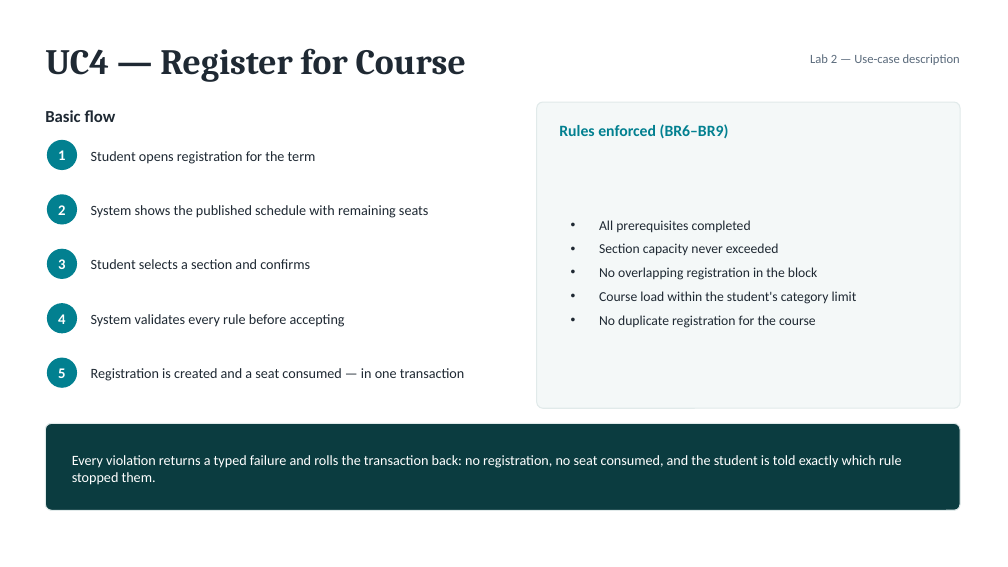
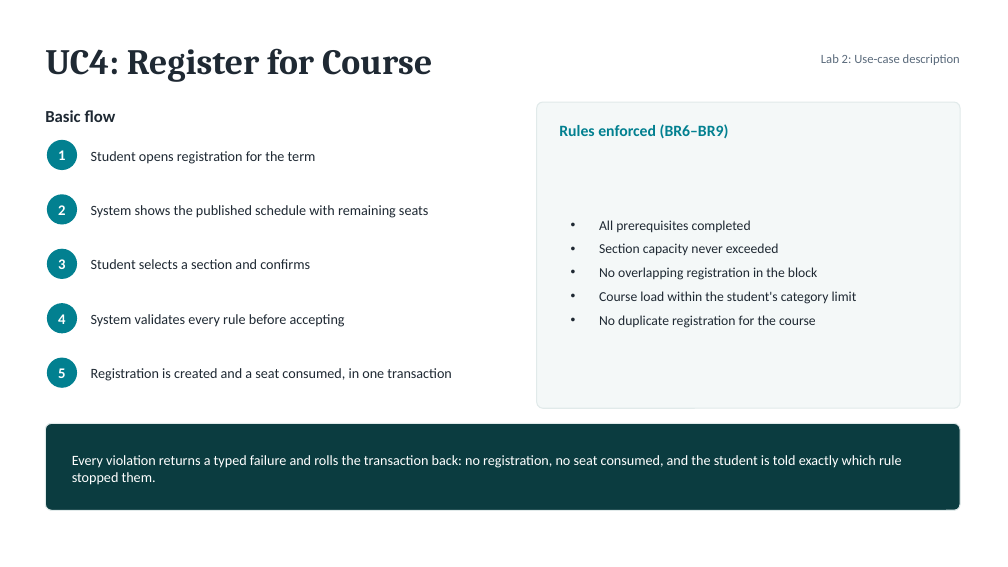
Before and after one commit to ElfatihZiad/eregistrar, a slide deck: slide 5 of presentation/eRegistrar_Requirements_Design.pptx. Drawn at 1008x567 pixels with LibreOffice and Linux fonts; fonts in the diff are those of the drawing. Boxes give left, top, right and bottom in pixels: in the first picture for what was removed or moved away, otherwise in the second. Text is boxed around its words. In the diff, an @@ line names an element or a change of style, - is before the commit and + after.

```diff
--- a/presentation/eRegistrar_Requirements_Design.pptx
+++ b/presentation/eRegistrar_Requirements_Design.pptx
@@ text at <box>45,48,432,82</box>: text changed @@
-UC4 — Register for Course
+UC4: Register for Course
@@ text at <box>821,54,960,65</box>: text changed @@
-Lab 2 — Use-case description
+Lab 2: Use-case description
@@ text at <box>91,368,452,381</box>: text changed @@
-Registration is created and a seat consumed — in one transaction
+Registration is created and a seat consumed, in one transaction
```
Also in this commit, not shown: 8 other slides changed, 47 other files.
